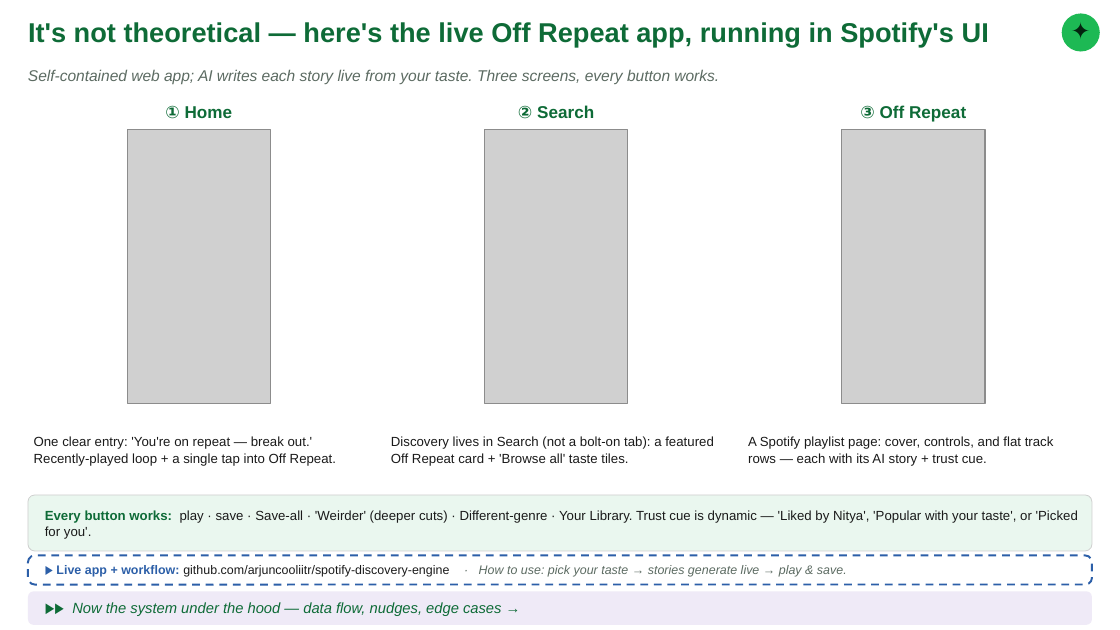
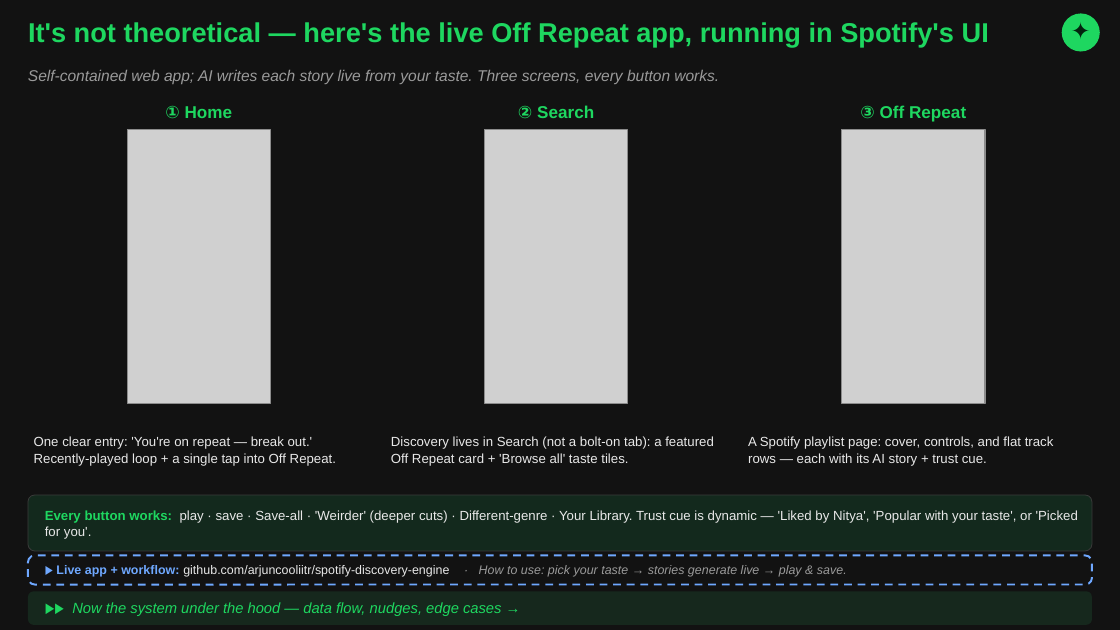
Before and after one commit to nityagupta25/spotify-discovery-engine, a slide deck: slide 7 of Off_Repeat_Deck_TopFellow.pptx. Drawn at 1120x630 pixels with LibreOffice and Linux fonts; fonts in the diff are those of the drawing; grey boxes stand for pictures. Boxes give left, top, right and bottom in pixels: in the first picture for what was removed or moved away, otherwise in the second. Text is boxed around its words. In the diff, an @@ line names an element or a change of style, - is before the commit and + after.

```diff
--- a/Off_Repeat_Deck_TopFellow.pptx
+++ b/Off_Repeat_Deck_TopFellow.pptx
@@ background #FFFFFF to #121212 @@
@@ ellipse at bbox=[1062, 13, 1100, 52]: fill #1DB954 to #1ED760 @@
@@ text "Self-contained web app; AI writes ..." at bbox=[28, 70, 719, 84]: text colour #5C6B62 to #9A9A9A @@
@@ text colour #1A1A1A to #E8E8E8 in 3 elements at bbox=[34, 436, 336, 466], bbox=[391, 436, 714, 466], bbox=[748, 436, 1054, 466] @@
@@ rounded rectangle at bbox=[28, 495, 1092, 551]: fill #EAF7EF to #13291D; outline #CFCFCF 0.5 pt to #3A3A3A 0.5 pt @@
@@ text "Every button works: play · ..." at bbox=[45, 510, 1078, 539]: text colour #0E6B37 to #1ED760 in "Every button works:"; text colour #1A1A1A to #E8E8E8 in "play · save · Save-all · 'Weirder' ..." @@
@@ rounded rectangle at bbox=[28, 556, 1092, 585]: fill #FFFFFF to #121212; outline #2C5FA8 1.25 pt dashed to #6FA8FF 1.25 pt dashed @@
@@ text "▶ Live app + workflow: ..." at bbox=[56, 565, 847, 577]: text colour #2C5FA8 to #6FA8FF in "▶ Live app + workflow:"; text colour #1A1A1A to #E8E8E8 in "github.com/arjuncooliitr/spotify-discovery-engine"; text colour #5C6B62 to #9A9A9A in "· How to use: pick your taste ..." @@
@@ rounded rectangle at bbox=[28, 591, 1092, 625]: fill #EFEAF7 to #16281D @@
@@ text colour #0E6B37 to #1ED760 in 5 elements at bbox=[28, 22, 989, 47], bbox=[165, 106, 233, 119], bbox=[518, 105, 594, 118], bbox=[860, 105, 966, 122], bbox=[72, 602, 501, 616] @@
```
Also in this commit, not shown: 9 other slides changed, 2 other files.
